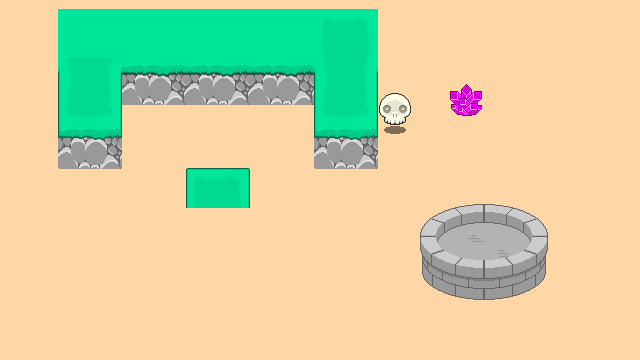
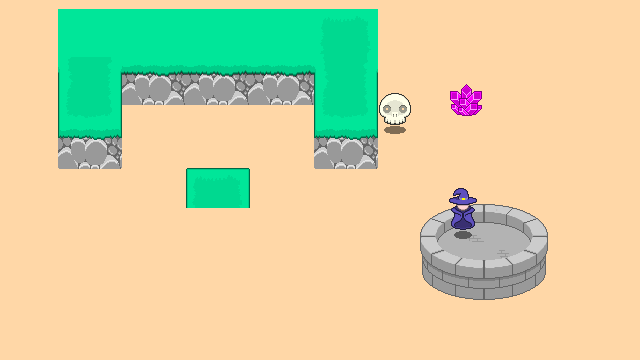
Two versions of the same layered image (w=640, h=360). Layer-by-layer changes:
painted on "Shadows" over [454, 231, 472, 239]
added layer "Shadows #2" above "Background" over [449, 188, 477, 230]
